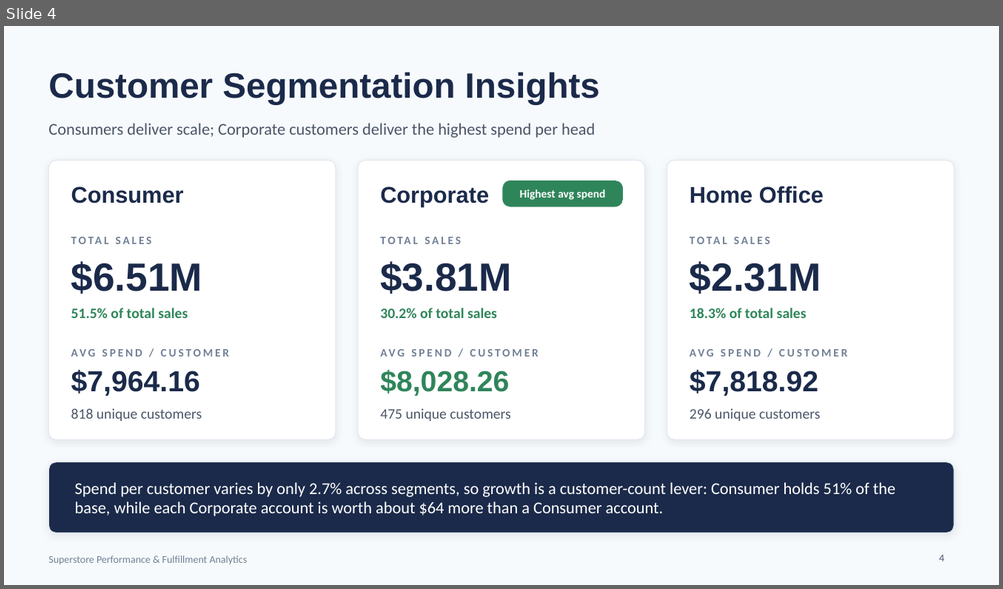
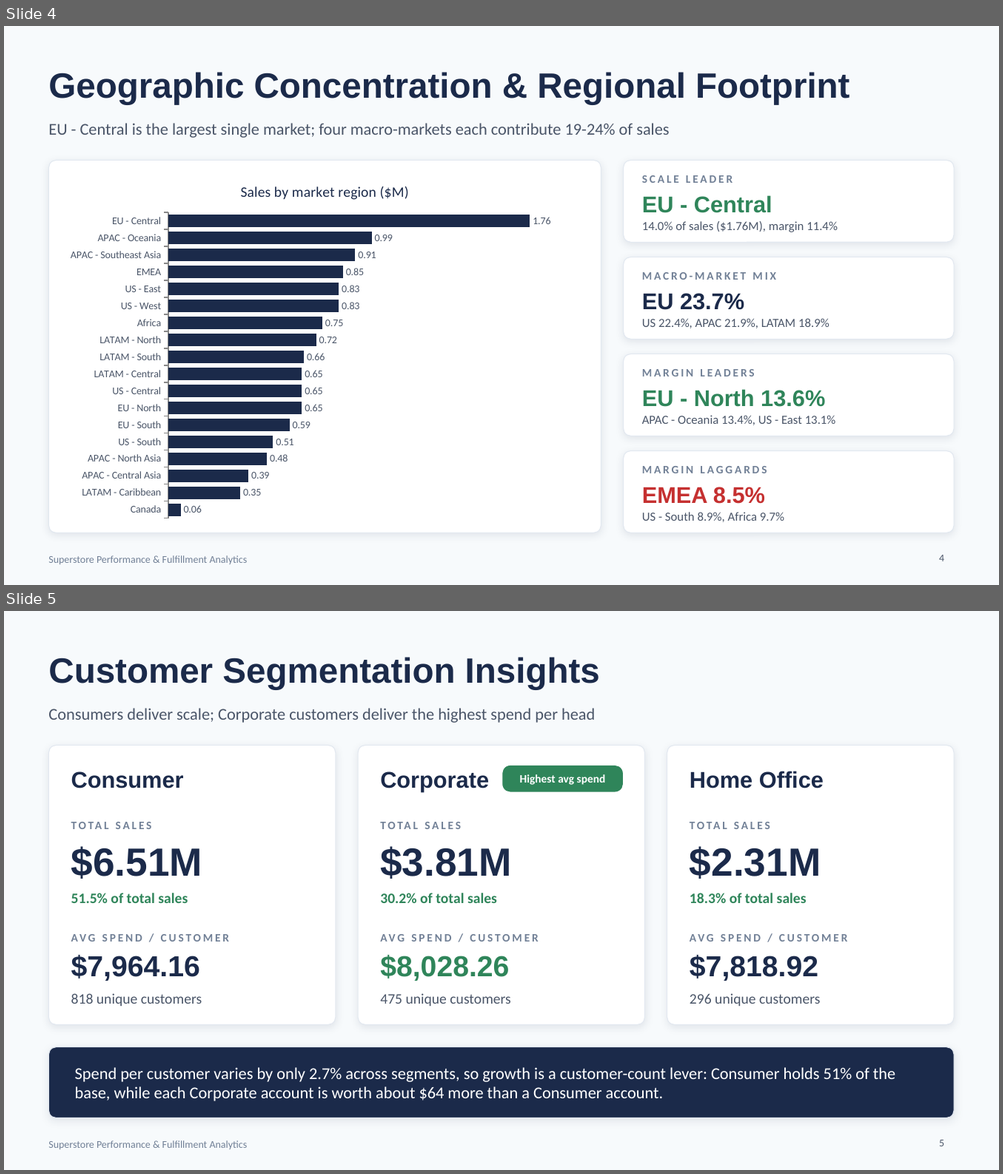
Before and after one commit to king-obobo/analytics_with_dbt, a slide deck: Superstore_Performance_Fulfillment_Analytics.pptx. Shown one above the other, each under a label of ours: slide 4 before the commit, slides 4 and 5 after it. The pictures are 1003x589 and 1003x1174 pixels, drawn with LibreOffice and Linux fonts; fonts in the diff are those of the drawing. Boxes give left, top, right and bottom in pixels: in the first picture for what was removed or moved away, otherwise in the second. Text is boxed around its words. In the diff, an @@ line names an element or a change of style, - is before the commit and + after.

```diff
--- a/Superstore_Performance_Fulfillment_Analytics.pptx
+++ b/Superstore_Performance_Fulfillment_Analytics.pptx
@@ slide 4 added at (4, 26, 999, 585), background #F7FAFC; not listed: 1 template element that a slide beside it also shows @@
@@ title added at (48, 72, 849, 104), 34 pt, text #1B2A4A, bold @@
+Geographic Concentration & Regional Footprint
@@ text added at (48, 123, 669, 138), 16 pt, text #4A5568 @@
+EU - Central is the largest single market; four macro-markets each contribute 19-24% of sales
@@ rounded rectangle added at (48, 160, 601, 534), fill #FFFFFF, outline #E2E8F0 0.75 pt @@
@@ bar chart added at (60, 168, 589, 526) @@
+title "Sales by market region ($M)"
+categories: EU - Central, APAC - Oceania, APAC - Southeast Asia, EMEA, US - East, US - West, Africa, LATAM - North, LATAM - South, LATAM - Central, US - Central, EU - North, EU - South, US - South, APAC - North Asia, APAC - Central Asia, LATAM - Caribbean, Canada
+Series 1: 1.76, 0.99, 0.91, 0.85, 0.83, 0.83, 0.75, 0.72, 0.66, 0.65, 0.65, 0.65, 0.59, 0.51, 0.48, 0.39, 0.35, 0.06
@@ rounded rectangle added at (623, 160, 954, 242), fill #FFFFFF, outline #E2E8F0 0.75 pt @@
@@ text added at (642, 175, 732, 183), 11 pt, text #718096, bold @@
+SCALE LEADER
@@ text added at (642, 195, 772, 213), 22 pt, text #2F855A, bold @@
+EU - Central
@@ text added at (642, 221, 837, 232), 12 pt, text #4A5568 @@
+14.0% of sales ($1.76M), margin 11.4%
@@ rounded rectangle added at (623, 258, 954, 339), fill #FFFFFF, outline #E2E8F0 0.75 pt @@
@@ text added at (642, 272, 776, 280), 11 pt, text #718096, bold @@
+MACRO-MARKET MIX
@@ text added at (642, 293, 744, 310), 22 pt, text #1B2A4A, bold @@
+EU 23.7%
@@ text added at (642, 318, 829, 329), 12 pt, text #4A5568 @@
+US 22.4%, APAC 21.9%, LATAM 18.9%
@@ rounded rectangle added at (623, 355, 954, 437), fill #FFFFFF, outline #E2E8F0 0.75 pt @@
@@ text added at (642, 369, 754, 377), 11 pt, text #718096, bold @@
+MARGIN LEADERS
@@ text added at (642, 389, 825, 407), 22 pt, text #2F855A, bold @@
+EU - North 13.6%
@@ text added at (642, 415, 836, 426), 12 pt, text #4A5568 @@
+APAC - Oceania 13.4%, US - East 13.1%
@@ rounded rectangle added at (623, 452, 954, 534), fill #FFFFFF, outline #E2E8F0 0.75 pt @@
@@ text added at (642, 466, 766, 474), 11 pt, text #718096, bold @@
+MARGIN LAGGARDS
@@ text added at (642, 487, 765, 504), 22 pt, text #C53030, bold @@
+EMEA 8.5%
@@ text added at (642, 512, 784, 523), 12 pt, text #4A5568 @@
+US - South 8.9%, Africa 9.7%
@@ page number added at (939, 555, 944, 562), 10 pt, text #4A5568 @@
+4
@@ what was slide 4 is now slide 5 @@
@@ page number at (939, 1140, 944, 1147): text changed @@
-4
+5
```
Also in this commit, not shown: 3 slides changed, 2 other files.
